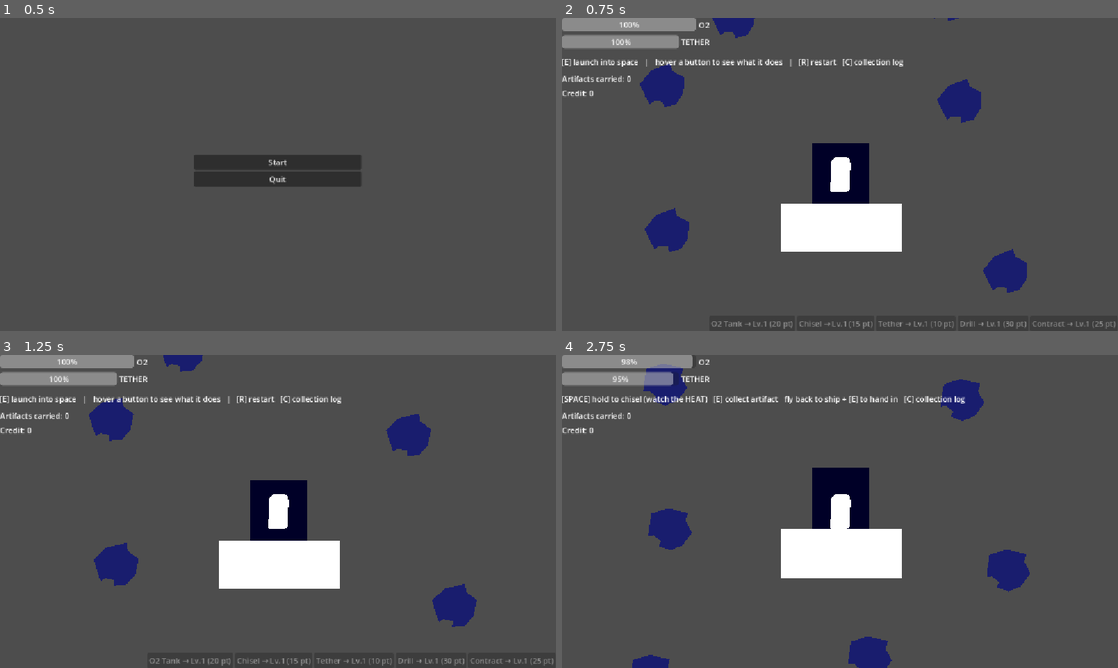
Above: before the commit, frames 1-4 (two rows, left to right).
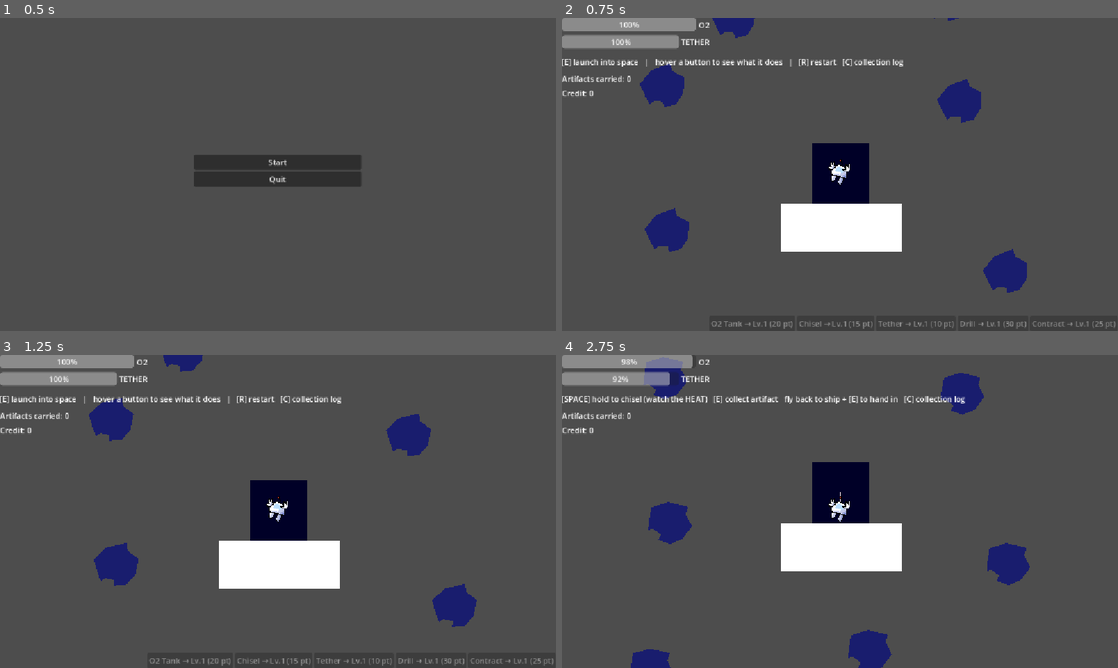
Above: after the commit, the same moments.

Repository: sirakit/Godot_Game_Jam_Project
Game: Godot game, scene res://Scenes/main_menu.tscn
Same seed, same stepped clock (60 frames per second), same inputs: the game is played once before the commit and once after it.
Inputs (mouse positions are in pixels of both pictures, inside the frame that each line leads up to):
- Up to frame 1 (0.5 s): no input
- Up to frame 2 (0.75 s): click "Start" at 0.5 s
- Up to frame 3 (1.25 s): no input
- Up to frame 4 (2.75 s): tap Enter at 1.25 s; move the mouse to (673, 420) at 1.27 s; hold D (move_right) 1.28-2.03 s; hold Space (chisel) 1.28-2.03 s; move the mouse to (1017, 592) at 2.02 s; hold S (move_down) from 2.03 s (still down); tap E (interact) at 2.1 s

Frame 1 is identical in both runs. In frame 2, 0.3% of the frame differs, in the area x 47-52%, y 44-56%; in frame 3, 0.3%; in frame 4, 2.8%, in the area x 10-85%, y 4-100%.

Commit message:
Arranged Assets folder and added player sprite

Diff:
--- a/Scenes/player.tscn
+++ b/Scenes/player.tscn
@@ -1,29 +1,36 @@
 [gd_scene format=3 uid="uid://bhb1vey30wsvl"]
 
 [ext_resource type="Script" uid="uid://bi3q6m2q34q4t" path="res://Scripts/player.gd" id="1_cvnsp"]
+[ext_resource type="Texture2D" uid="uid://k32ladqicsvf" path="res://Assets/sprites/player/Player_sprite.png" id="2_cvnsp"]
 
-[sub_resource type="RectangleShape2D" id="RectangleShape2D_xepy2"]
-size = Vector2(42, 74)
+[sub_resource type="CircleShape2D" id="CircleShape2D_qc24j"]
+radius = 28.846128
 
 [sub_resource type="CircleShape2D" id="CircleShape2D_xepy2"]
-radius = 39.0
+radius = 33.01515
 
 [node name="Player" type="CharacterBody2D" unique_id=1705927466]
 collision_layer = 3
 script = ExtResource("1_cvnsp")
 
+[node name="Sprite2D" type="Sprite2D" parent="." unique_id=872887285]
+scale = Vector2(0.059469692, 0.06851852)
+texture = ExtResource("2_cvnsp")
+
 [node name="Polygon2D" type="Polygon2D" parent="." unique_id=278239972]
+visible = false
 color = Color(4.3485055, 4.3981676, 4.4849997, 1)
 polygon = PackedVector2Array(-20, 35, -19, -25, -12, -35, 0, -37, 13, -37, 20, -32, 22, -23, 21, 32, 10, 37, -7, 37)
 
 [node name="CollisionShape2D" type="CollisionShape2D" parent="." unique_id=1906200216]
-position = Vector2(1, 0)
-shape = SubResource("RectangleShape2D_xepy2")
+position = Vector2(-1, -5)
+scale = Vector2(1.0400009, 1)
+shape = SubResource("CircleShape2D_qc24j")
 
 [node name="Camera2D" type="Camera2D" parent="." unique_id=1167664602]
 
 [node name="DetectArea" type="Area2D" parent="." unique_id=735081682]
+position = Vector2(-1, -5)
 
 [node name="CollisionShape2D" type="CollisionShape2D" parent="DetectArea" unique_id=1631598829]
-position = Vector2(1, 1)
 shape = SubResource("CircleShape2D_xepy2")
--- a/project.godot
+++ b/project.godot
@@ -13,7 +13,7 @@
 config/name="Tetherbound"
 run/main_scene="uid://bhveyabrmdejo"
 config/features=PackedStringArray("4.7", "GL Compatibility")
-config/icon="res://icon.svg"
+config/icon="res://Assets/sprites/icon.svg"
 
 [autoload]
 
Renamed: Assets/pixelart_starfield.png -> Assets/backgrounds/pixelart_starfield.png
Not shown, changed: Assets/backgrounds/pixelart_starfield.png.import
Renamed: Assets/pixelart_starfield_corona.png -> Assets/backgrounds/pixelart_starfield_corona.png
Not shown, changed: Assets/backgrounds/pixelart_starfield_corona.png.import
Renamed: Assets/pixelart_starfield_diagonal_diffraction_spikes.png -> Assets/backgrounds/pixelart_starfield_diagonal_diffraction_spikes.png
Not shown, added: Assets/backgrounds/pixelart_starfield_diagonal_diffraction_spikes.png.import
Renamed: icon.svg -> Assets/sprites/icon.svg
Not shown, changed: Assets/sprites/icon.svg.import
Binary file added: Assets/sprites/player/Player_sprite.png
Not shown, changed: Assets/sprites/player/Player_sprite.png.import
